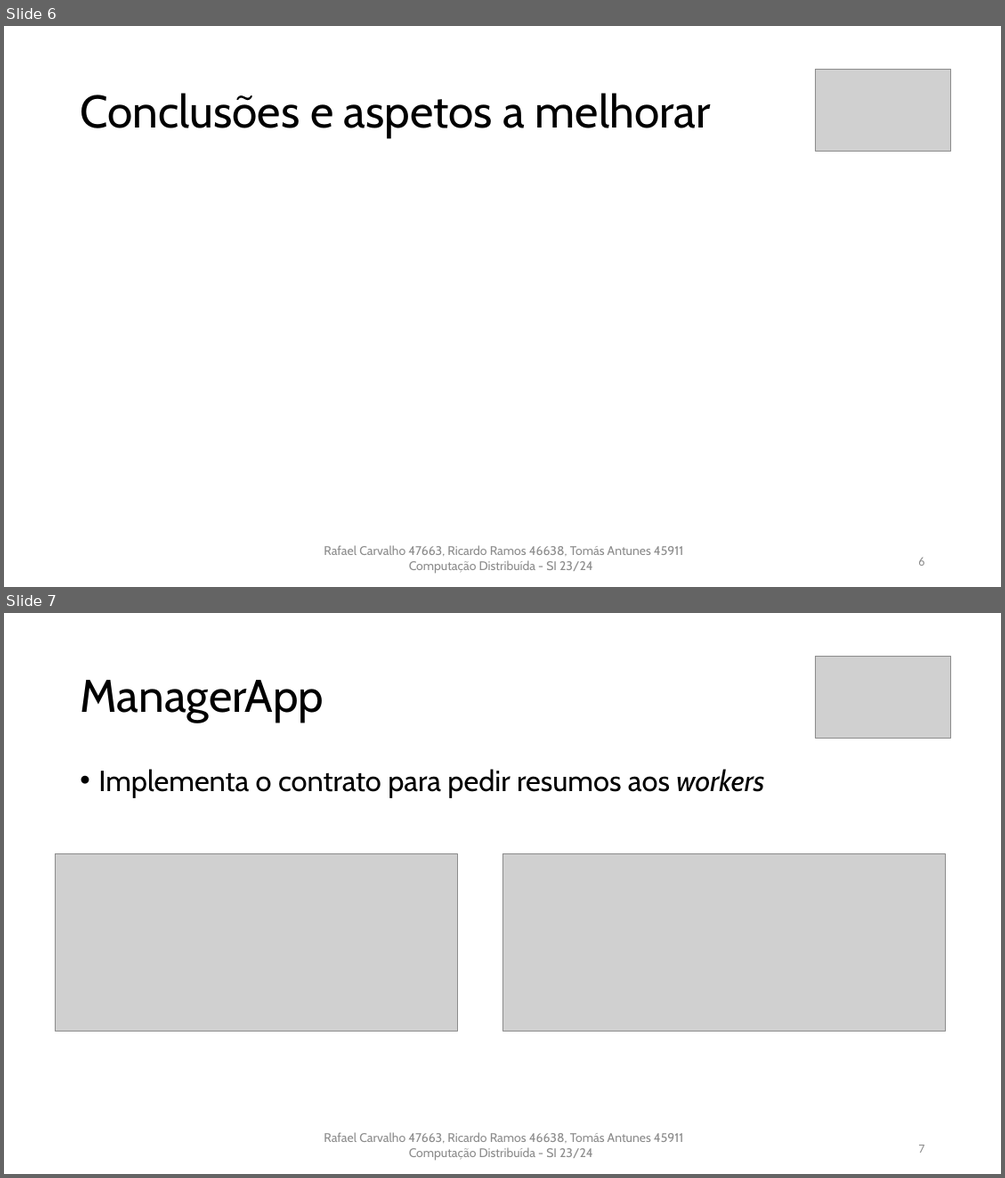
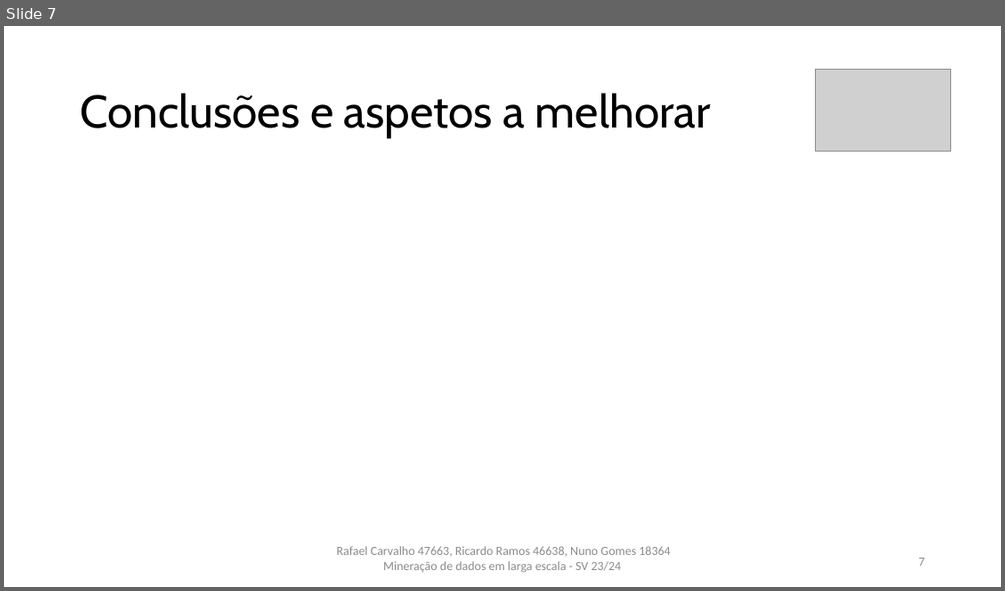
Before and after one commit to rcarvalho16/MDLE-23-24, a slide deck: Trabalho_Pratico/Powerpoint.pptx. Shown one above the other, each under a label of ours: slides 6 and 7 before the commit, slide 7 after it. The pictures are 1005x1178 and 1005x591 pixels, drawn with LibreOffice and Linux fonts; fonts in the diff are those of the drawing; grey boxes stand for pictures. Boxes give left, top, right and bottom in pixels: in the first picture for what was removed or moved away, otherwise in the second. Text is boxed around its words. In the diff, an @@ line names an element or a change of style, - is before the commit and + after.

```diff
--- a/Trabalho_Pratico/Powerpoint.pptx
+++ b/Trabalho_Pratico/Powerpoint.pptx
@@ slide 7 removed at (x1=4, y1=613, x2=1001, y2=1174), background #FFFFFF @@
@@ picture removed at (x1=816, y1=657, x2=952, y2=738) @@
@@ title removed at (x1=80, y1=680, x2=324, y2=722) @@
-ManagerApp
@@ text removed at (x1=98, y1=769, x2=764, y2=798) @@
-• Implementa o contrato para pedir resumos aos workers
@@ picture removed at (x1=55, y1=853, x2=457, y2=1030) @@
@@ picture removed at (x1=502, y1=853, x2=946, y2=1030) @@
@@ text removed at (x1=324, y1=1132, x2=683, y2=1160) @@
-Rafael Carvalho 47663, Ricardo Ramos 46638, Tomás Antunes 45911 Computação Distribuída - SI 23/24
@@ page number removed at (x1=918, y1=1144, x2=924, y2=1152) @@
-7
@@ what was slide 6 is now slide 7 @@
@@ slide 7 changed as well @@
@@ text at (x1=337, y1=546, x2=670, y2=572): text changed; font Cabin to Calibri @@
-Rafael Carvalho 47663, Ricardo Ramos 46638, Tomás Antunes 45911 Computação Distribuída - SI 23/24
+Rafael Carvalho 47663, Ricardo Ramos 46638, Nuno Gomes 18364 Mineração de dados em larga escala - SV 23/24
@@ page number at (x1=918, y1=557, x2=924, y2=565): text changed @@
-6
+7
```
Also in this commit, not shown: 5 other slides changed, 1 slide added, 1 other slide removed.
